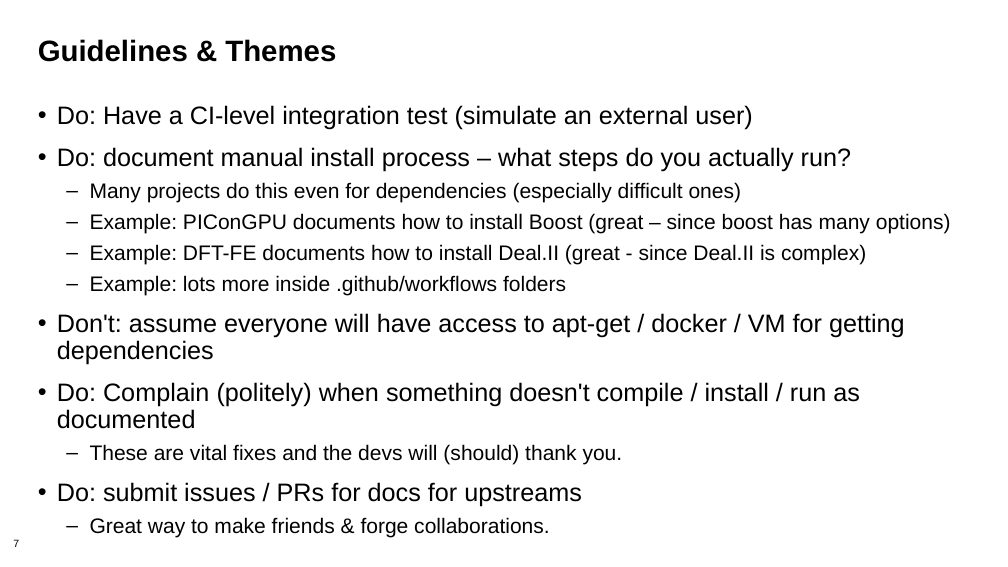
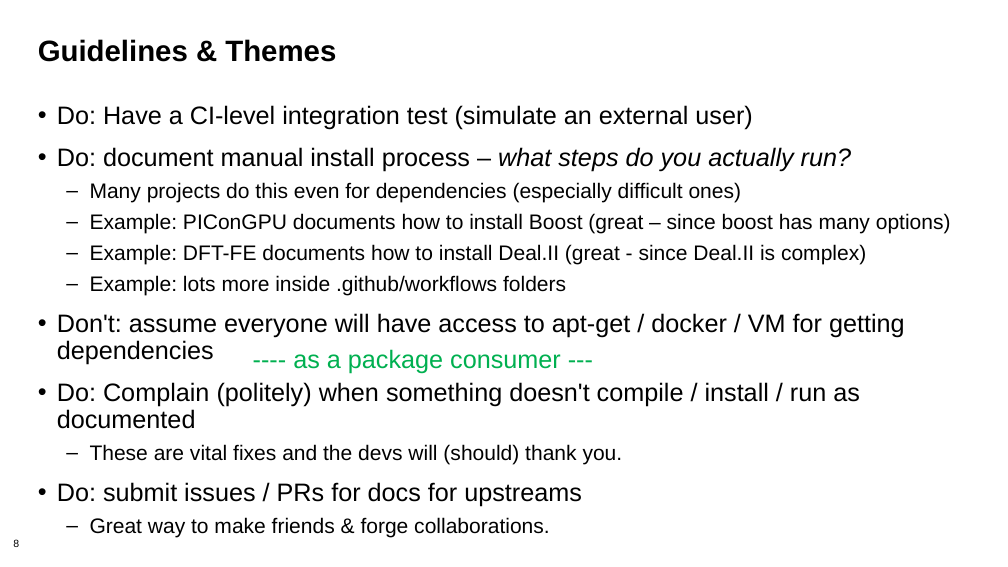
Before and after one commit to bssw-tutorial/presentations, a slide deck: slide 8 of packaging.pptx (slide 7 before the commit). Drawn at 1008x567 pixels with LibreOffice and Linux fonts; fonts in the diff are those of the drawing; background and template pictures are left out. Boxes give left, top, right and bottom in pixels: in the first picture for what was removed or moved away, otherwise in the second. Text is boxed around its words. In the diff, an @@ line names an element or a change of style, - is before the commit and + after.

```diff
--- a/packaging.pptx
+++ b/packaging.pptx
@@ text at [57,147,851,171]: italic on in "what steps do you actually run?" @@
@@ text added at [293,349,561,374], 24 pt, text #00B050 @@
+---- as a package consumer ---
@@ page number at [13,539,19,547]: text changed @@
-7
+8
```
Also in this commit, not shown: 28 other slides changed, 22 slides added.
